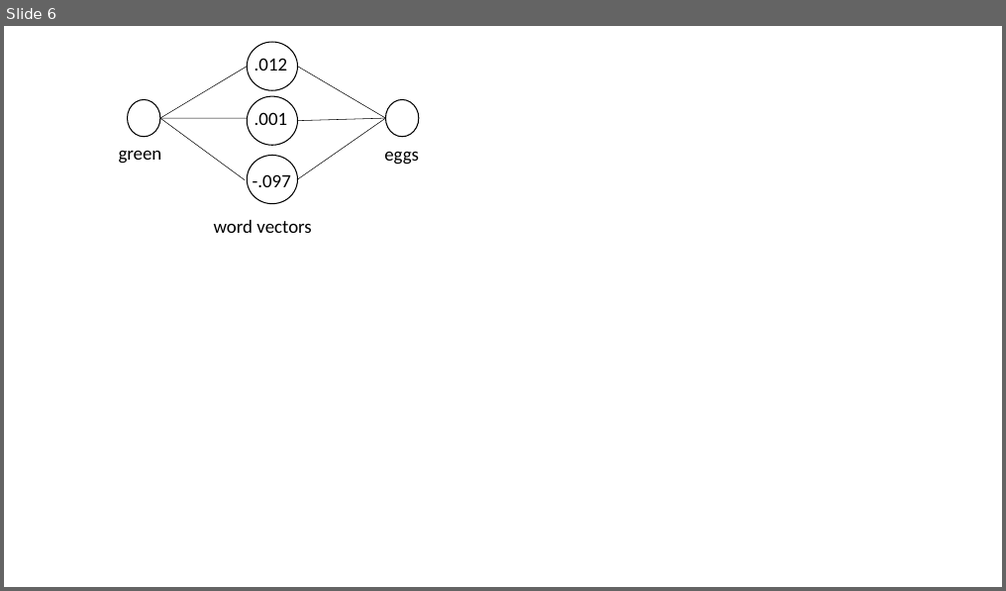
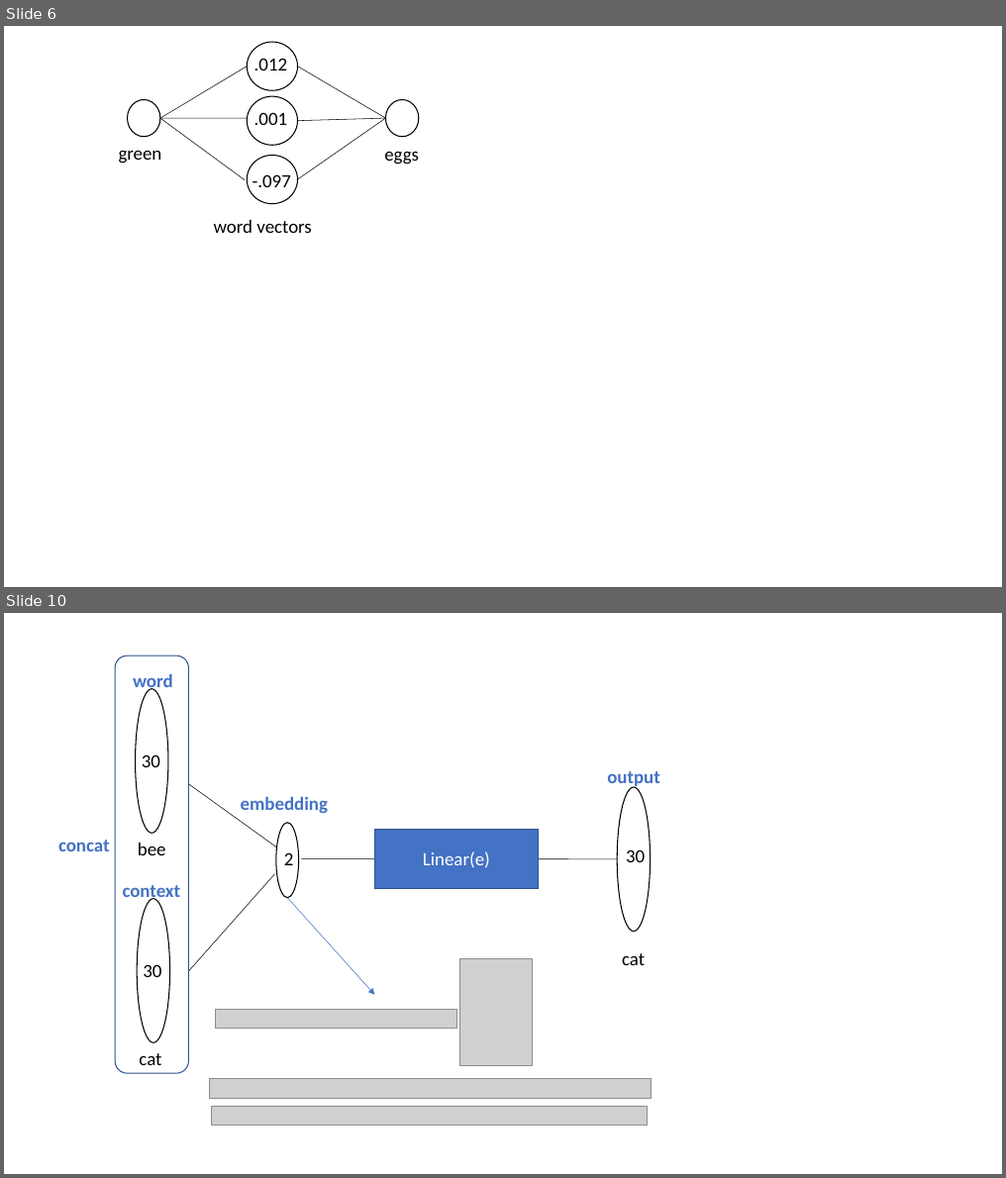
Before and after one commit to tulane-cmps6730/main, a slide deck: lec/language_models/figs/nn.pptx. Shown one above the other, each under a label of ours: slide 6 before the commit, slides 6 and 10 after it; the slides between them are not shown. The pictures are 1006x591 and 1006x1178 pixels, drawn with LibreOffice and Linux fonts; fonts in the diff are those of the drawing; grey boxes stand for pictures. Boxes give left, top, right and bottom in pixels: in the first picture for what was removed or moved away, otherwise in the second. Text is boxed around its words. In the diff, an @@ line names an element or a change of style, - is before the commit and + after.

```diff
--- a/lec/language_models/figs/nn.pptx
+++ b/lec/language_models/figs/nn.pptx
@@ slide 10 added at (4,613,1002,1174), background #FFFFFF @@
@@ rounded rectangle added at (115,656,188,1073), outline #325491 1 pt @@
@@ text added at (133,673,173,693), 18 pt, text #4472C4, bold @@
+word
@@ ellipse added at (135,688,168,833), outline #000000 1 pt @@
@@ text added at (142,755,160,767), 18 pt, text #000000 @@
+30
@@ line added from (189, 784) to (276, 848), #000000 0.5 pt @@
@@ text added at (607,771,660,788), 18 pt, text #4472C4, bold @@
+output
@@ ellipse added at (617,787,650,932), outline #000000 1 pt @@
@@ text added at (241,796,328,813), 18 pt, text #4472C4, bold @@
+embedding
@@ text added at (58,840,110,852), 18 pt, text #4472C4, bold @@
+concat
@@ text added at (138,843,166,856), 18 pt, text #000000 @@
+bee
@@ ellipse added at (276,823,299,897), outline #000000 1 pt @@
@@ rectangle added at (374,830,539,889), fill #4472C4, outline #325491 1 pt, 18 pt, text #FFFFFF @@
+Linear(e)
@@ text added at (626,850,645,862), 18 pt, text #000000 @@
+30
@@ line added from (189, 970) to (275, 874), #000000 0.5 pt @@
@@ text added at (284,853,294,865), 18 pt, text #000000 @@
+2
@@ line added from (301, 860) to (617, 860), #000000 0.5 pt @@
@@ text added at (123,885,181,902), 18 pt, text #4472C4, bold @@
+context
@@ ellipse added at (138,899,170,1044), outline #000000 1 pt @@
@@ arrow added from (288, 898) to (374, 995), #4472C4 0.5 pt @@
@@ text added at (143,964,161,977), 18 pt, text #000000 @@
+30
@@ picture added at (460,959,532,1065) @@
@@ text added at (622,954,645,965), 18 pt, text #000000 @@
+cat
@@ picture added at (215,1010,456,1029) @@
@@ text added at (139,1054,161,1065), 18 pt, text #000000 @@
+cat
@@ picture added at (209,1079,650,1099) @@
@@ picture added at (212,1106,648,1125) @@
```
Also in this commit, not shown: 4 other slides added, 8 other files.
